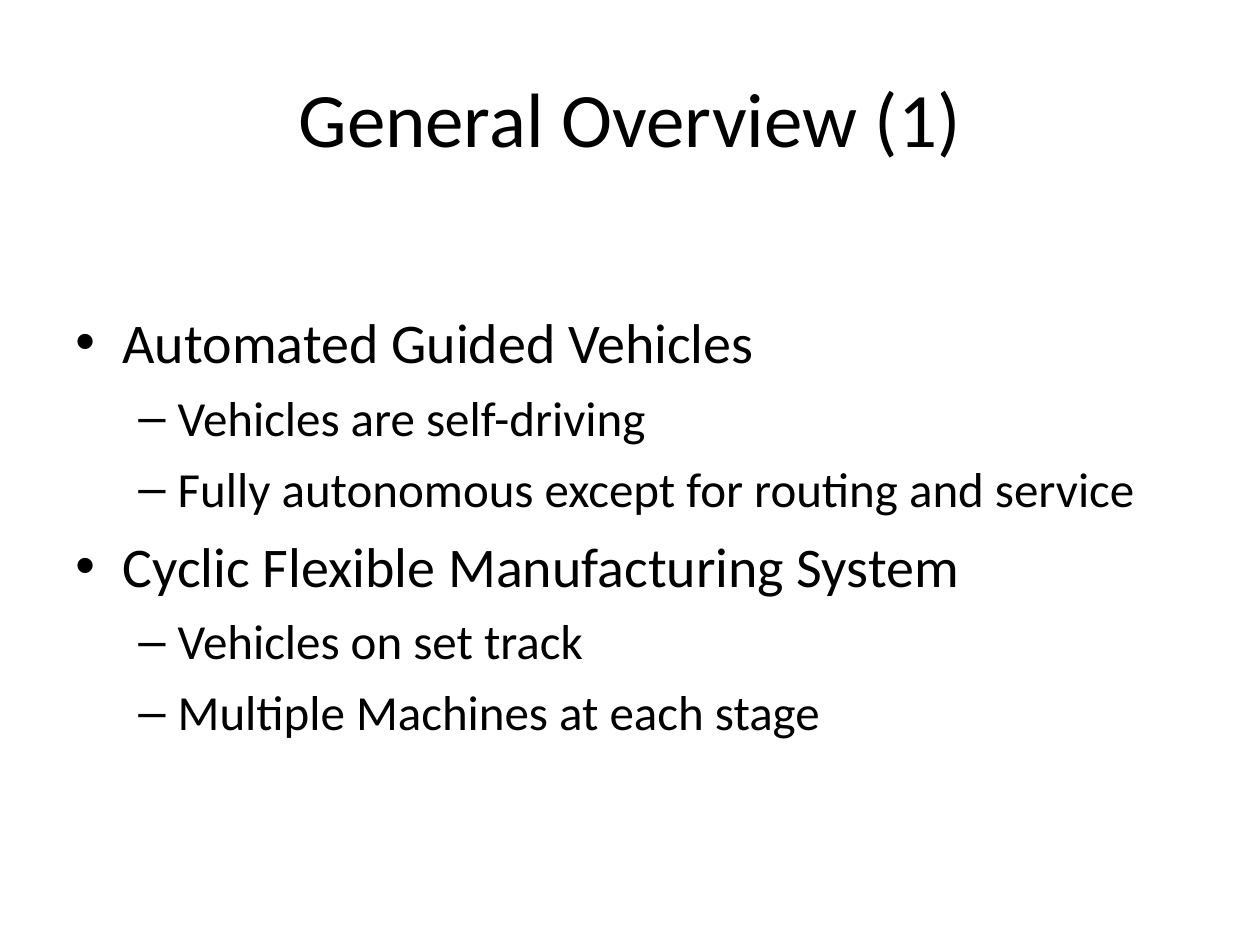
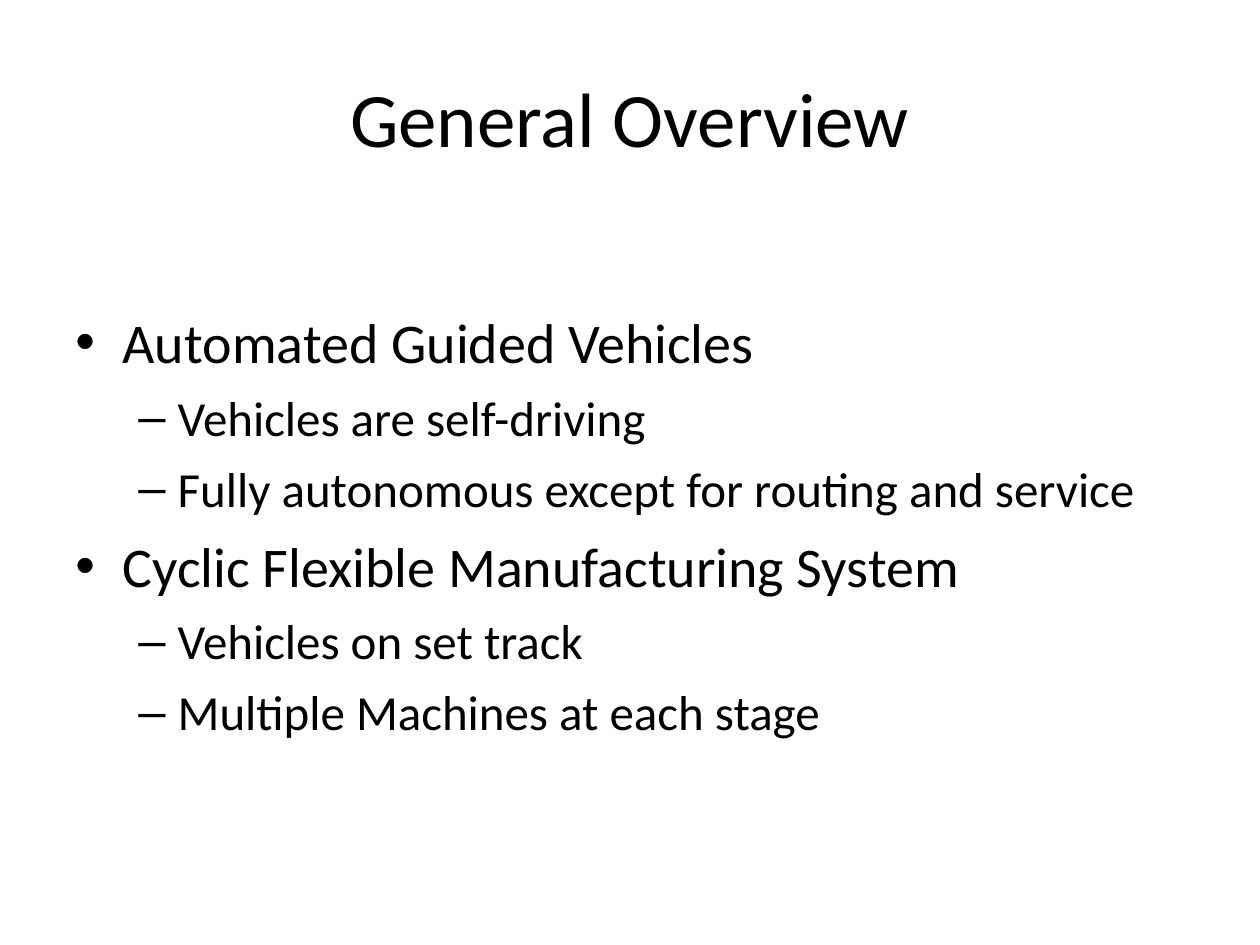
Before and after one commit to Saight/fms, a slide deck: slide 3 of Local Search Algorithms for Scheduling Vehicles in Cyclic.ppt. Drawn at 1260x945 pixels with LibreOffice and Linux fonts; fonts in the diff are those of the drawing. Boxes give left, top, right and bottom in pixels: in the first picture for what was removed or moved away, otherwise in the second. Text is boxed around its words. In the diff, an @@ line names an element or a change of style, - is before the commit and + after.

```diff
--- a/Local Search Algorithms for Scheduling Vehicles in Cyclic.ppt
+++ b/Local Search Algorithms for Scheduling Vehicles in Cyclic.ppt
@@ title at [350,93,909,148]: text changed @@
-General Overview (1)
+General Overview
```
Also in this commit, not shown: 5 other slides changed, 2 slides added.
